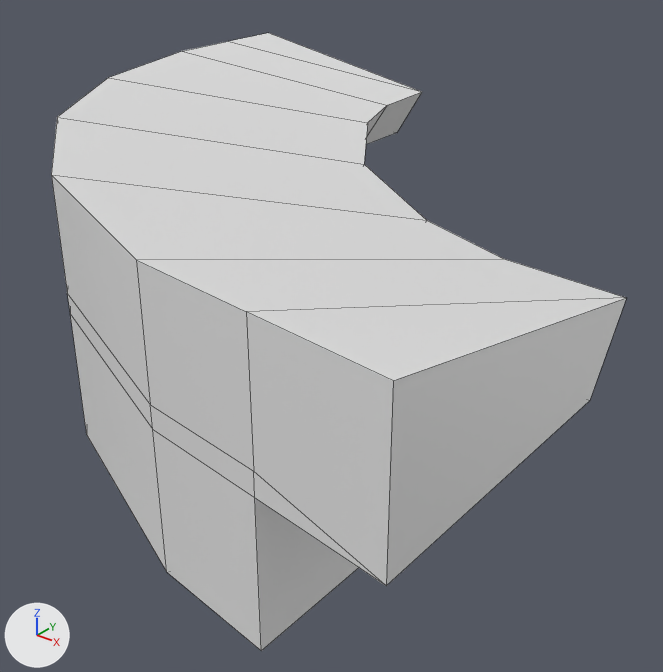
The FBX model doom_the_hedge/Assets/Art/Environment/Boss/ArenaQuadrant.FBX, before and after one commit.
The view is the same before and after, from a 50 mm camera at (21.3, -113.9, 45.0) aimed at (-35.2, -43.2, 1.2). Lighting does not change. The marker at lower left points along +X, +Y and +Z. Mesh edges are drawn as thin lines. Where no turn or scale is listed for an object, it has been applied to the vertices.

The scene before the commit, as lines of its bpy script (objects in view):
```python
me_mesh = bpy.data.meshes.new('Mesh')
me_mesh.from_pydata(...)  # 51 vertices, 52 faces; spans x -82.7..0.0, y -82.7..0.0, z 0.0..24.5
# before: 12 (-51.5, -10.7, 18.8) at pixel (387, 105), 13 (-47.4, -20.7, 18.8) at pixel (367, 122), 14 (-36.1, -36.6, 18.8) at pixel (364, 164), 15 (-20.7, -47.9, 18.8) at pixel (426, 220), 16 (-10.7, -52.0, 18.8) at pixel (503, 258)
# before: 32 (-53.0, 0.0, 18.8) at pixel (422, 91)
ob_cylinder001 = bpy.data.objects.new('Cylinder001', me_mesh)
ob_cylinder001.location = (0.0, 0.0, 0.0)
```
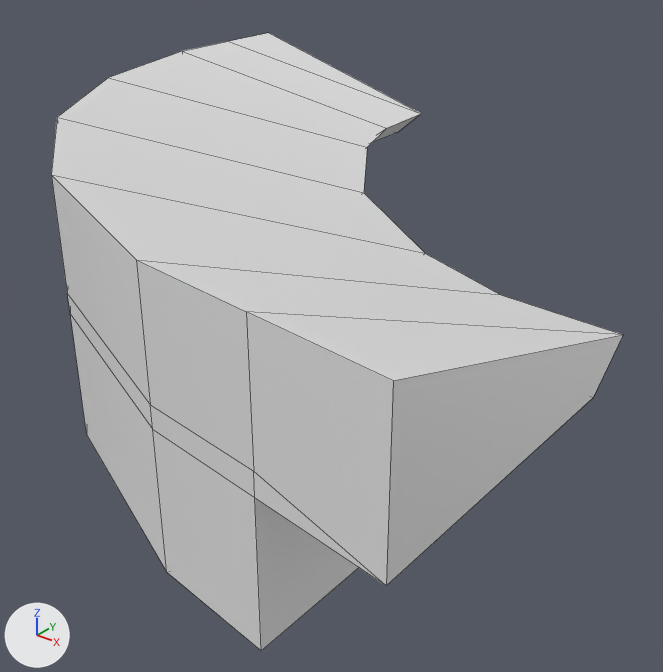
Location of each change, (x1, y1, x2, y2) in pixels of the pictures (663 x 672 px; the box of a moved part takes in the faces that stretch with it):
```json
{"object": "Cylinder001", "change": "reshaped", "before": [51, 33, 626, 651], "after": [51, 33, 623, 651]}
{"part": 1, "of": "me_mesh", "change": "moved or reshaped", "before": [54, 33, 626, 403], "after": [54, 33, 623, 403]}
```

Edits to the scene script, one JSON object a line:
```json
{"block": "me_mesh", "where": "me_mesh.from_pydata(...)  # 51 vertices, 52 faces; spans x -82.7..0.0, y -82.7..0.0, z 0.0..24.5"}
{"block": "me_mesh", "where": "# used by ob_cylinder001; location = (0.0, 0.0, 0.0)"}
{"block": "me_mesh", "change": "me_mesh part 1"}
{"op": "add", "block": "me_mesh", "code": "for i in [*range(12, 17), 32]: me_mesh.vertices[i].co += Vector((0.0, 0.0, -3.1))"}
{"op": "set", "path": "me_mesh.vertices[17].co", "old": "(0.0, -53.4, 18.8)", "new": "(0.0, -53.0, 15.6)", "note": "pixel (626, 297) -> pixel (623, 334)"}
{"op": "set", "path": "me_mesh.vertices[24].co", "old": "(0.0, -57.7, 12.2)", "new": "(0.0, -57.2, 12.2)", "note": "pixel (589, 400) -> pixel (593, 397)"}
```
